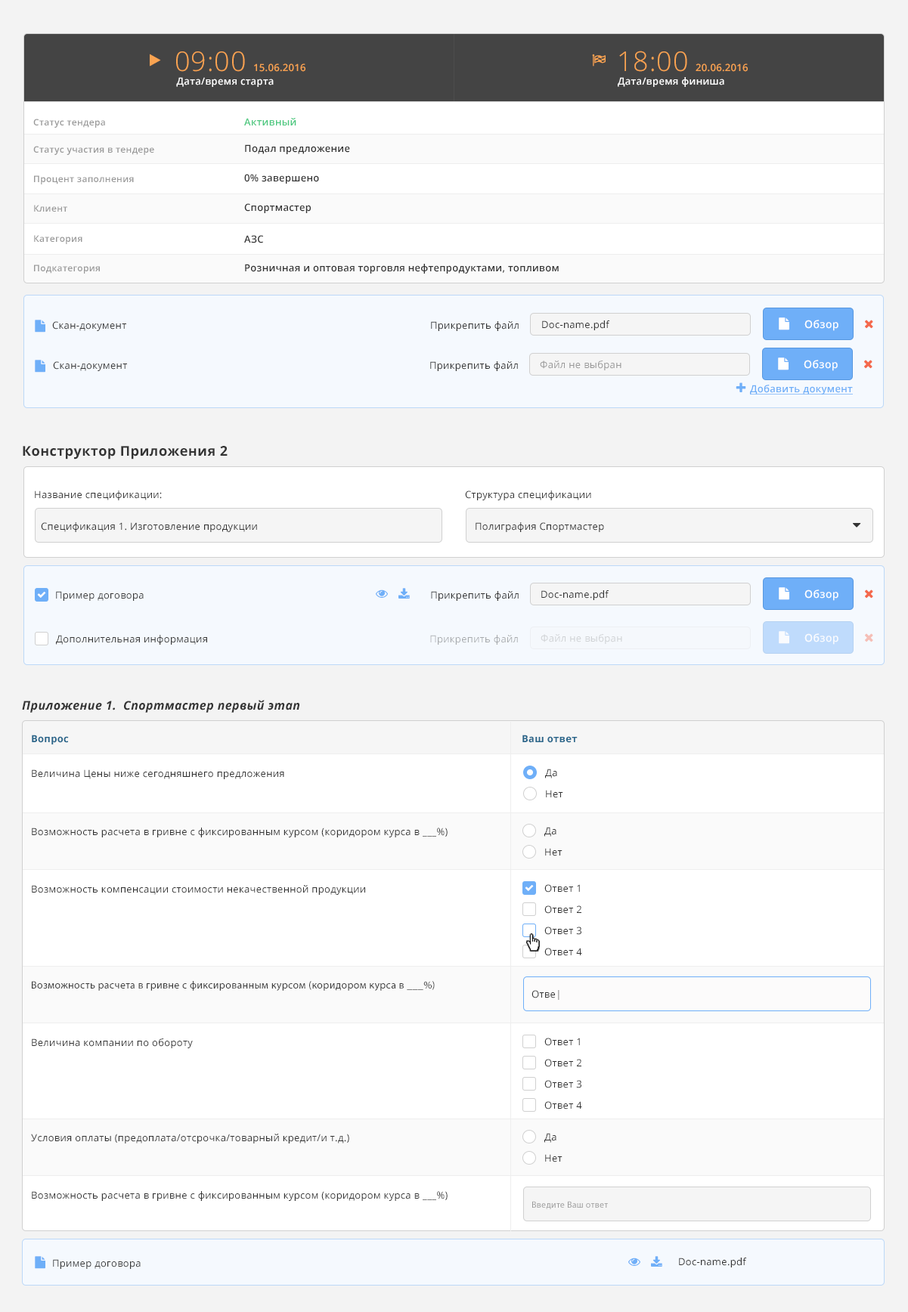
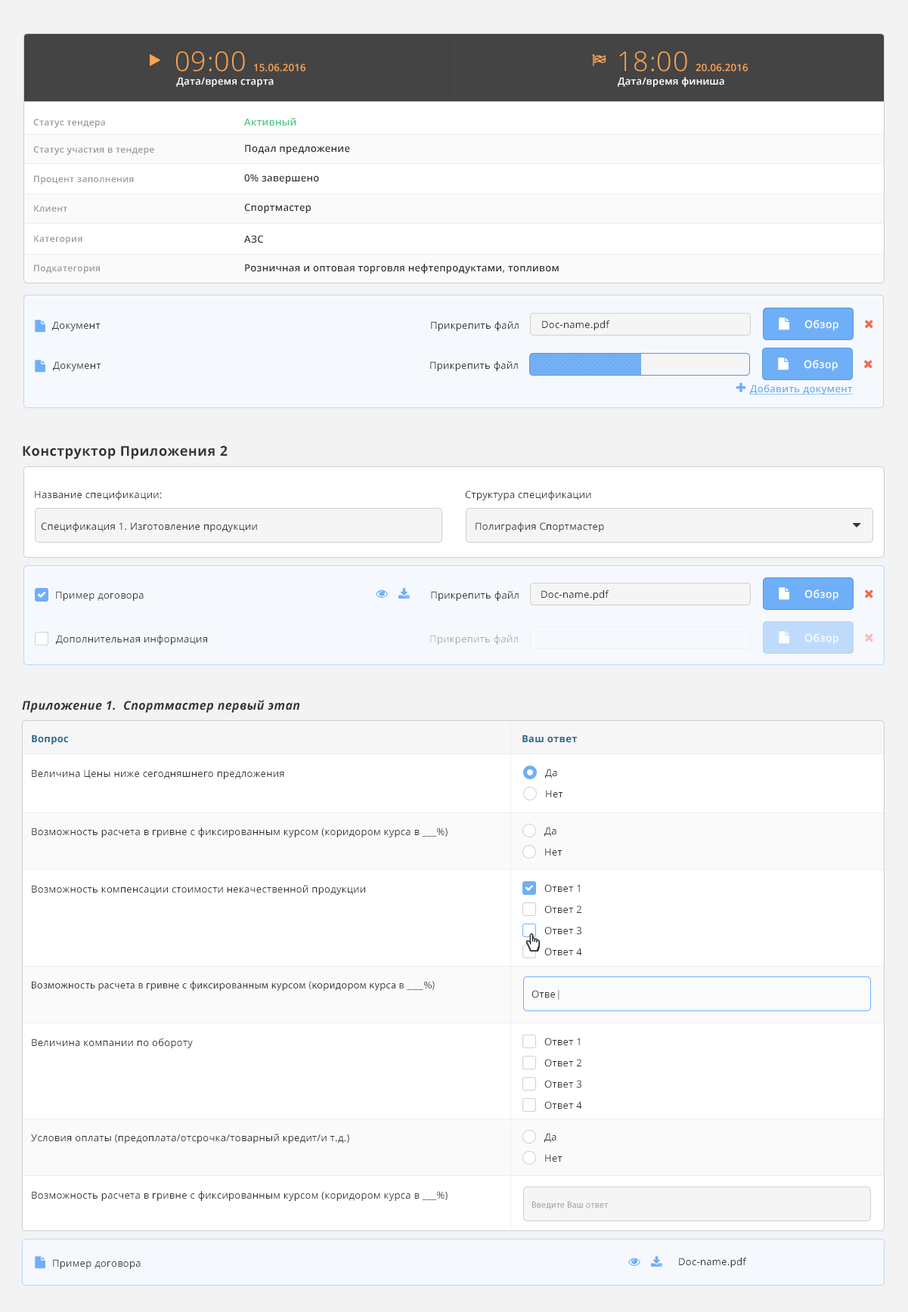
Layered file, before and after one edit (908 × 1312). Changes by layer:
removed layer "Файл не выбран" (1st of 2, in "2 constr+doc" › "doc" › "button save document" › "doc2 copy") from group "doc2 copy" over [540, 634, 623, 645]
added group "загрузка" with 10 layers in group "doc2" over [52, 353, 750, 376]
added layer "Документ" (1st of 3, in "1 info+doc" › "doc" › "doc2" › "загрузка") in group "загрузка" over [52, 361, 102, 372]
added layer "Rectangle 14" in group "загрузка" over [529, 353, 642, 376]
added layer "Rounded Rectangle 8 copy" (4th of 6, in "1 info+doc" › "doc" › "doc2" › "загрузка") in group "загрузка" over [529, 353, 750, 376]
renamed "Скан-документ" to "Документ", moved it into group "до выбора файла", painted on it over [52, 361, 127, 372]
removed layer "Файл не выбран" (2nd of 2, in "1 info+doc" › "doc" › "doc2") from group "doc2" over [539, 360, 622, 371]
moved "Rounded Rectangle 8 copy" (5th of 6, in "1 info+doc" › "doc" › "doc2" › "до выбора файла") into group "до выбора файла" over [529, 353, 750, 376]
renamed "Скан-документ" to "Документ", painted on it over [52, 321, 127, 332]
